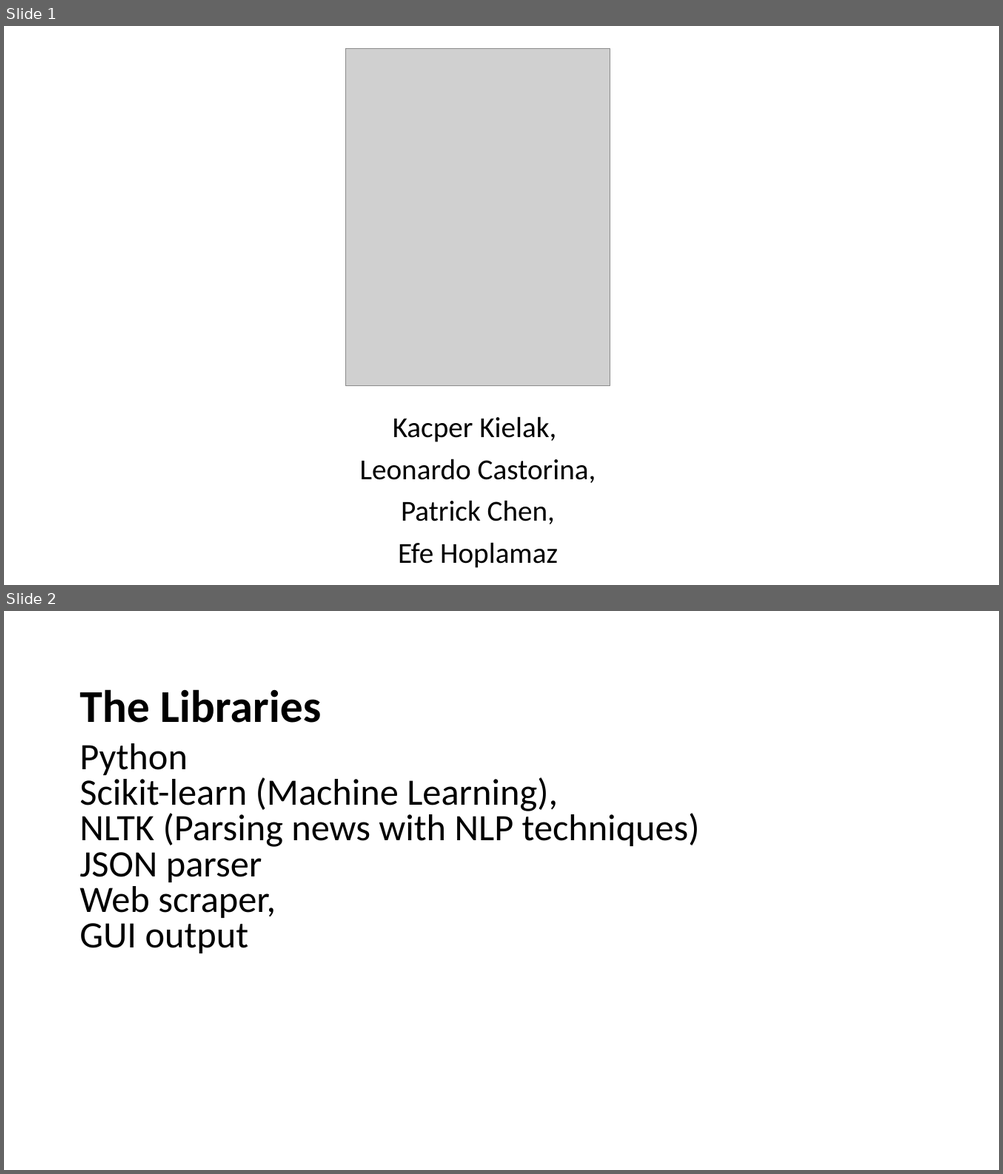
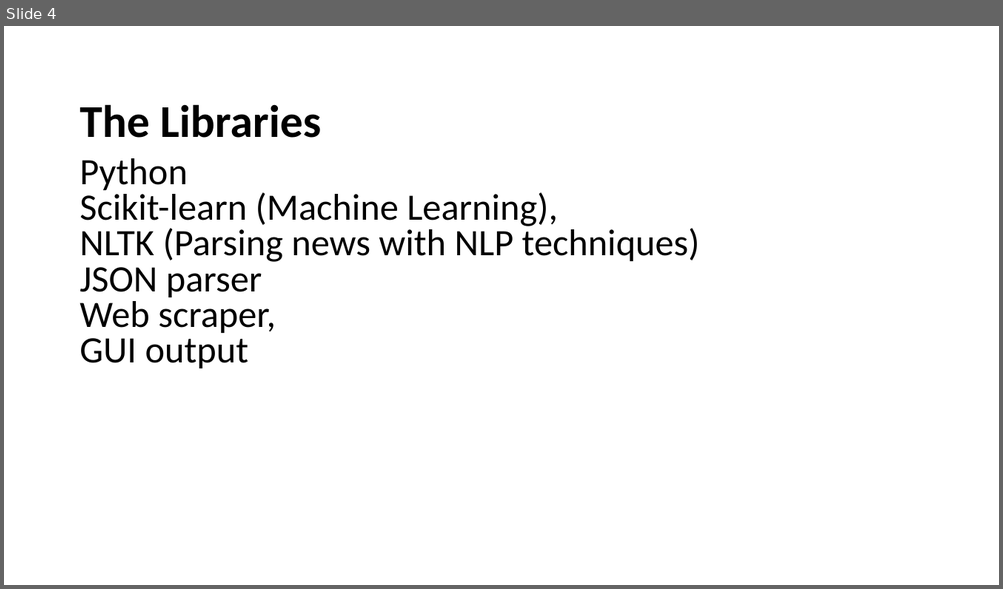
Before and after one commit to universvm/CleanTheBurgh, a slide deck: leo-modified.pptx. Shown one above the other, each under a label of ours: slides 1 and 2 before the commit, slide 4 after it. The pictures are 1003x1174 and 1003x589 pixels, drawn with LibreOffice and Linux fonts; fonts in the diff are those of the drawing; grey boxes stand for pictures. Boxes give left, top, right and bottom in pixels: in the first picture for what was removed or moved away, otherwise in the second. Text is boxed around its words. In the diff, an @@ line names an element or a change of style, - is before the commit and + after.

```diff
--- a/leo-modified.pptx
+++ b/leo-modified.pptx
@@ slide 1 removed at bbox=[4, 26, 999, 585], background #FFFFFF @@
@@ picture removed at bbox=[346, 49, 611, 386] @@
@@ subtitle removed at bbox=[360, 417, 596, 568] @@
-Kacper Kielak,
-Leonardo Castorina,
-Patrick Chen,
-Efe Hoplamaz
@@ what was slide 2 is now slide 4 @@
```
Also in this commit, not shown: 2 slides added, 1 other file.
